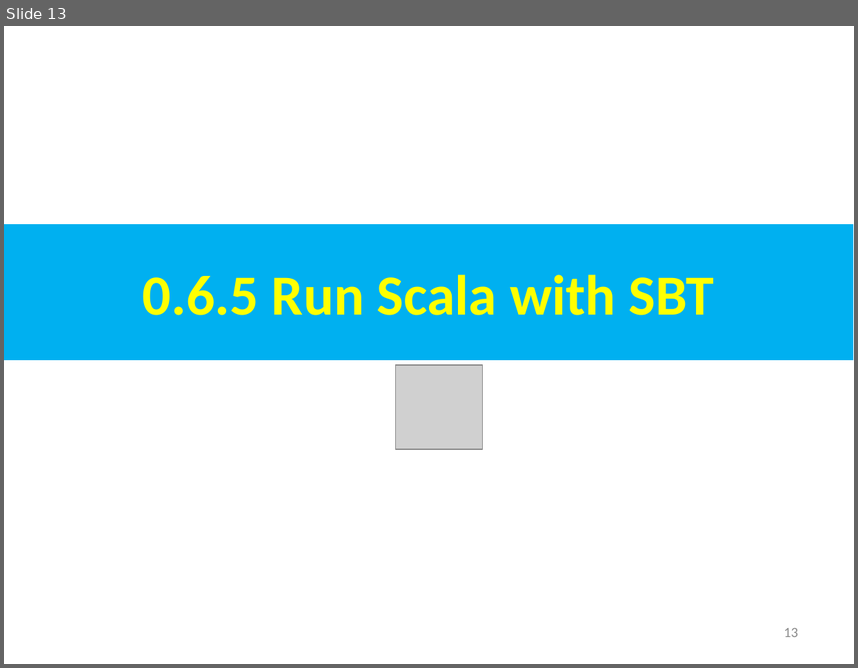
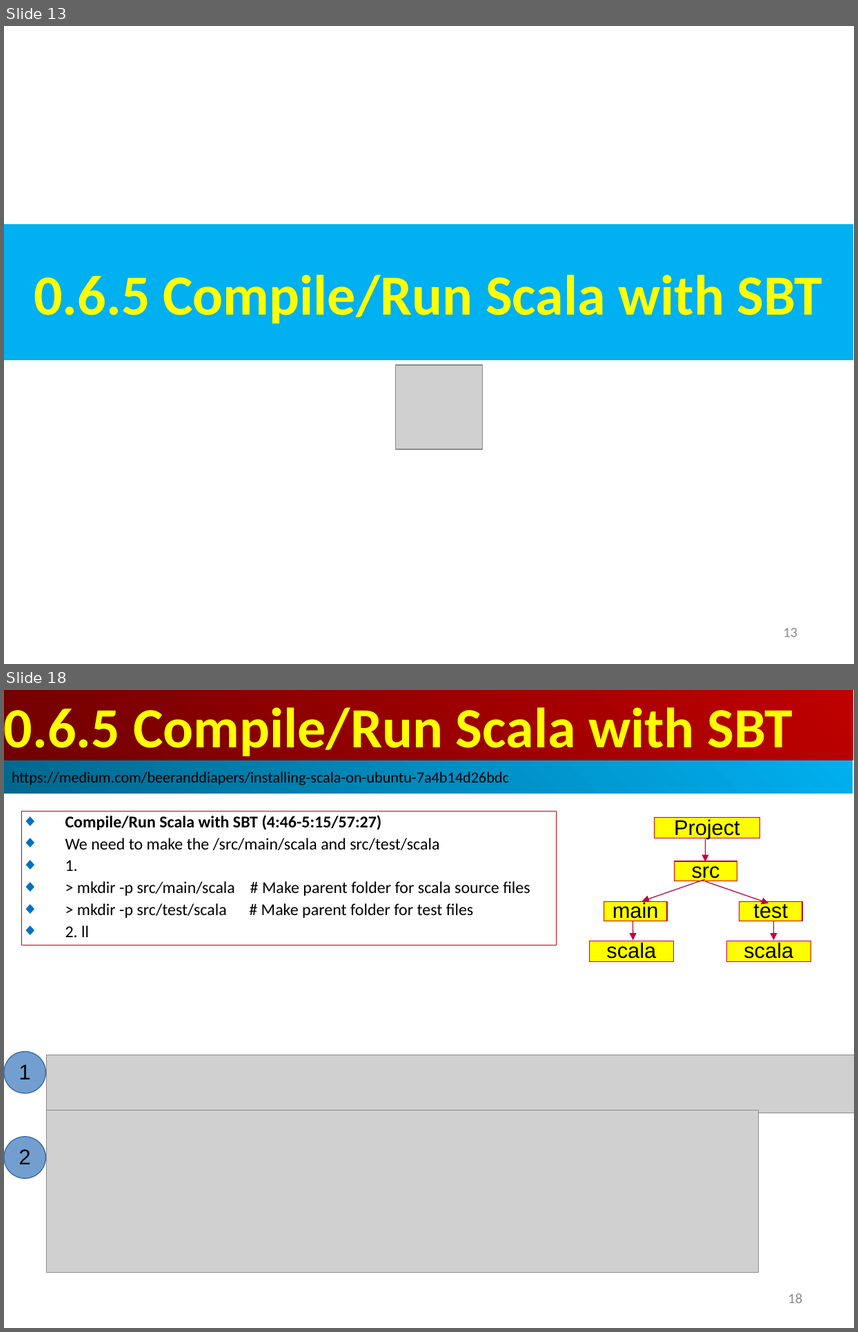
Before and after one commit to peterhchen/AIU_CS800_Chisel, a slide deck: 002_Tool/000_Video/000.06_Run_Scala_SBT.ppt. Shown one above the other, each under a label of ours: slide 13 before the commit, slides 13 and 18 after it; the slides between them are not shown. The pictures are 858x668 and 858x1332 pixels, drawn with LibreOffice and Linux fonts; fonts in the diff are those of the drawing; grey boxes stand for pictures. Boxes give left, top, right and bottom in pixels: in the first picture for what was removed or moved away, otherwise in the second. Text is boxed around its words. In the diff, an @@ line names an element or a change of style, - is before the commit and + after.

```diff
--- a/002_Tool/000_Video/000.06_Run_Scala_SBT.ppt
+++ b/002_Tool/000_Video/000.06_Run_Scala_SBT.ppt
@@ slide 18 added at bbox=[4, 690, 854, 1328], background #FFFFFF @@
@@ rectangle added at bbox=[4, 690, 853, 760], fill gradient #BF0000 to #710000, 48 pt, text #FFFF00, bold @@
+0.6.5 Compile/Run Scala with SBT
@@ rectangle added at bbox=[4, 760, 853, 793], fill gradient #00AFEF to #00688E, 13 pt, text #000000 @@
+https://medium.com/beeranddiapers/installing-scala-on-ubuntu-7a4b14d26bdc
@@ rectangle added at bbox=[22, 811, 557, 945], outline #C00000 0.74 pt, 14 pt, text #000000 @@
+◆ Compile/Run Scala with SBT (4:46-5:15/57:27)
+◆ We need to make the /src/main/scala and src/test/scala
+◆ 1.
+◆ > mkdir -p src/main/scala # Make parent folder for scala source files
+◆ > mkdir -p src/test/scala # Make parent folder for test files
+◆ 2. ll
@@ group added at bbox=[590, 818, 811, 961]: 6 rectangles, 5 arrows @@
+Project
+src
+test
+scala
+main
+scala
@@ group added at bbox=[4, 1052, 854, 1272]: 2 pictures, 2 ellipses @@
+1
+2
@@ page number added at bbox=[788, 1293, 802, 1303], 12 pt, text #8B8B8B @@
+18
@@ slide 13 changed as well @@
@@ text in rectangle at bbox=[34, 274, 823, 323]: text changed @@
-0.6.5 Run Scala with SBT
+0.6.5 Compile/Run Scala with SBT
```
Also in this commit, not shown: 15 other slides changed, 27 other slides added.
